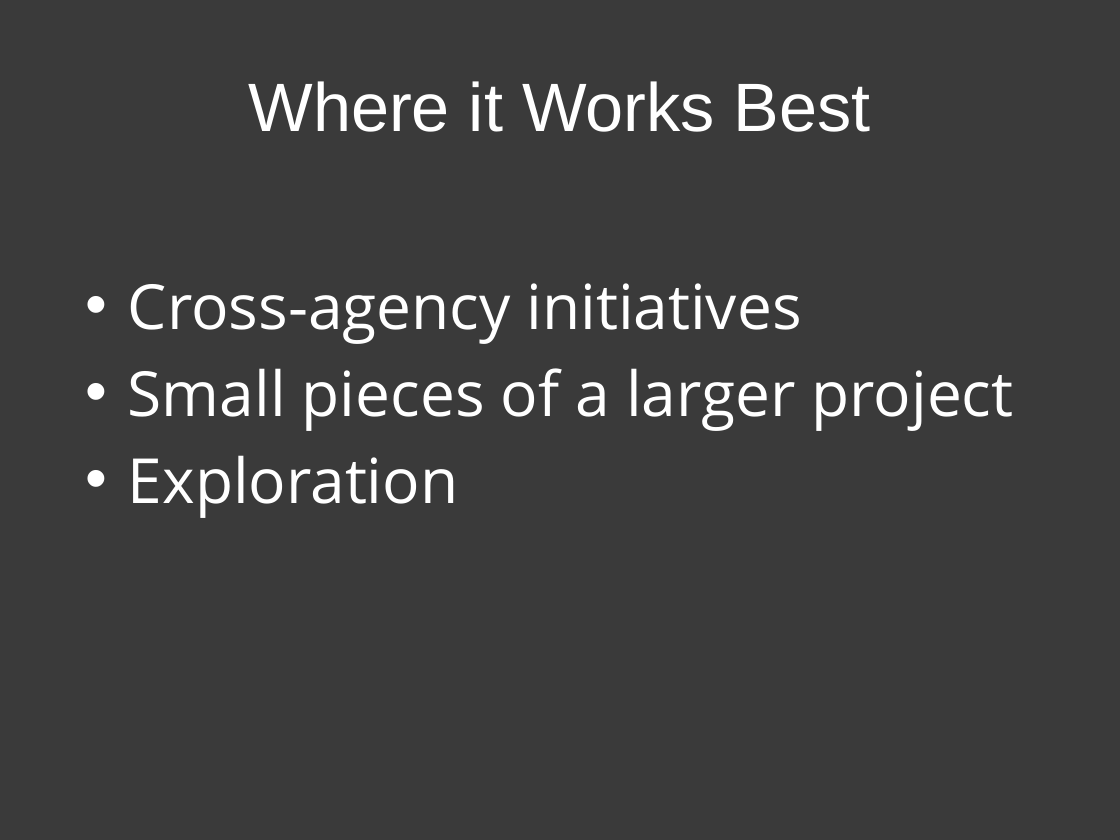
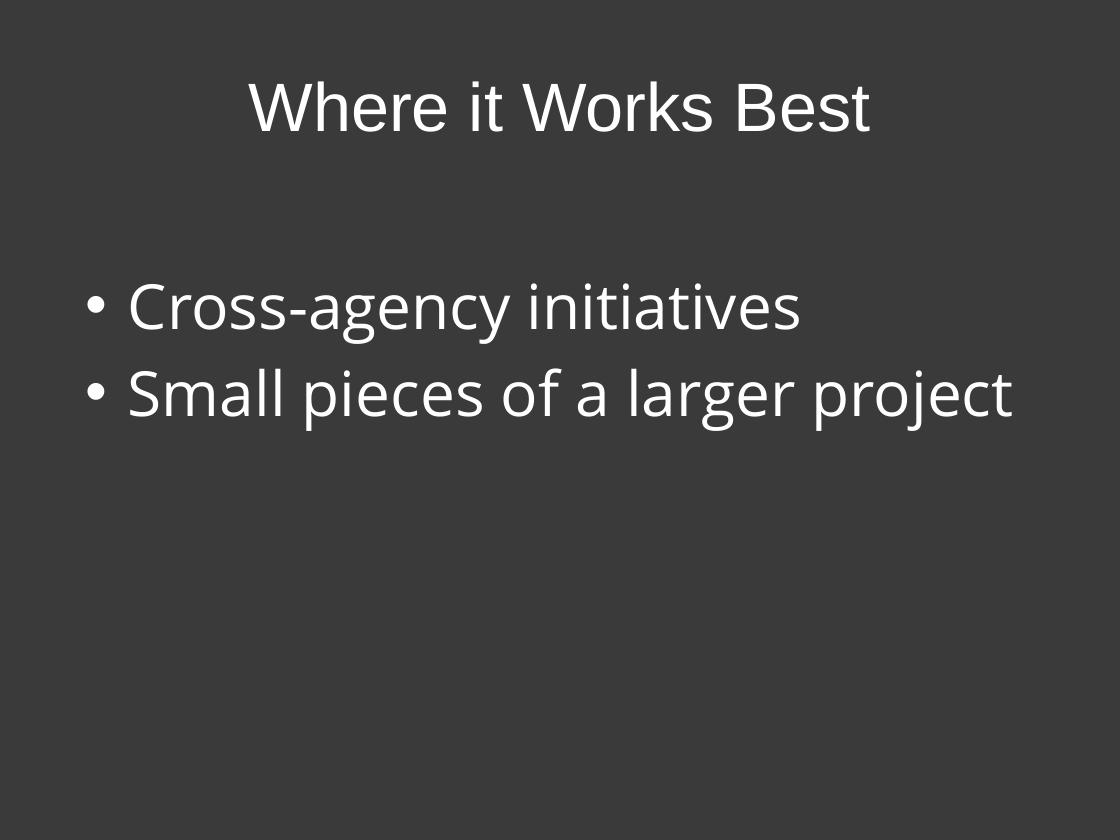
Before and after one commit to patik/code-sprint, a slide deck: slide 14 of code-sprint.pptx. Drawn at 1120x840 pixels with LibreOffice and Linux fonts; fonts in the diff are those of the drawing. Boxes give left, top, right and bottom in pixels: in the first picture for what was removed or moved away, otherwise in the second. Text is boxed around its words. In the diff, an @@ line names an element or a change of style, - is before the commit and + after.

```diff
--- a/code-sprint.pptx
+++ b/code-sprint.pptx
@@ text at (x1=128, y1=455, x2=458, y2=518): paragraph removed @@
-• Exploration
```
Also in this commit, not shown: 8 other slides changed, 1 other file.
